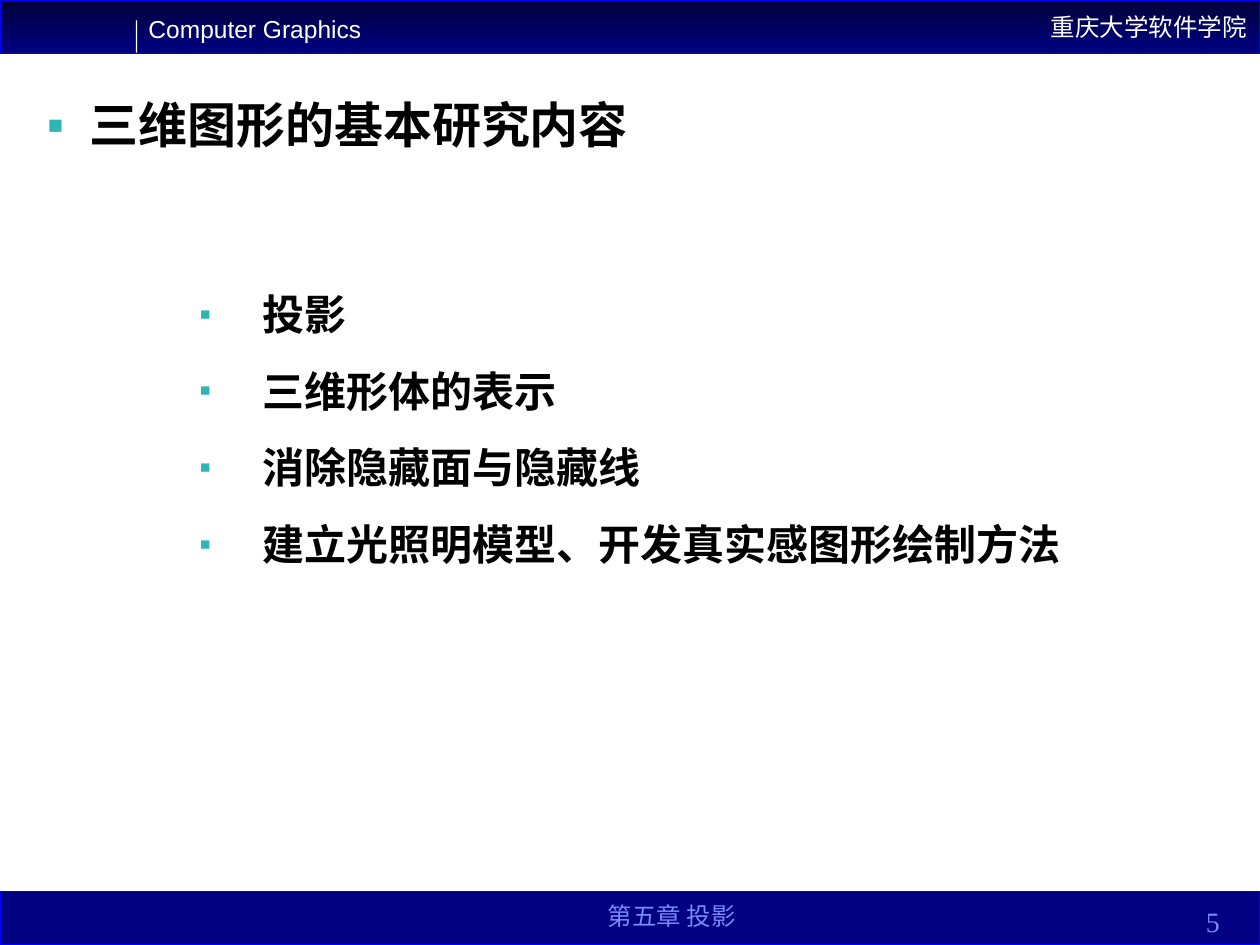
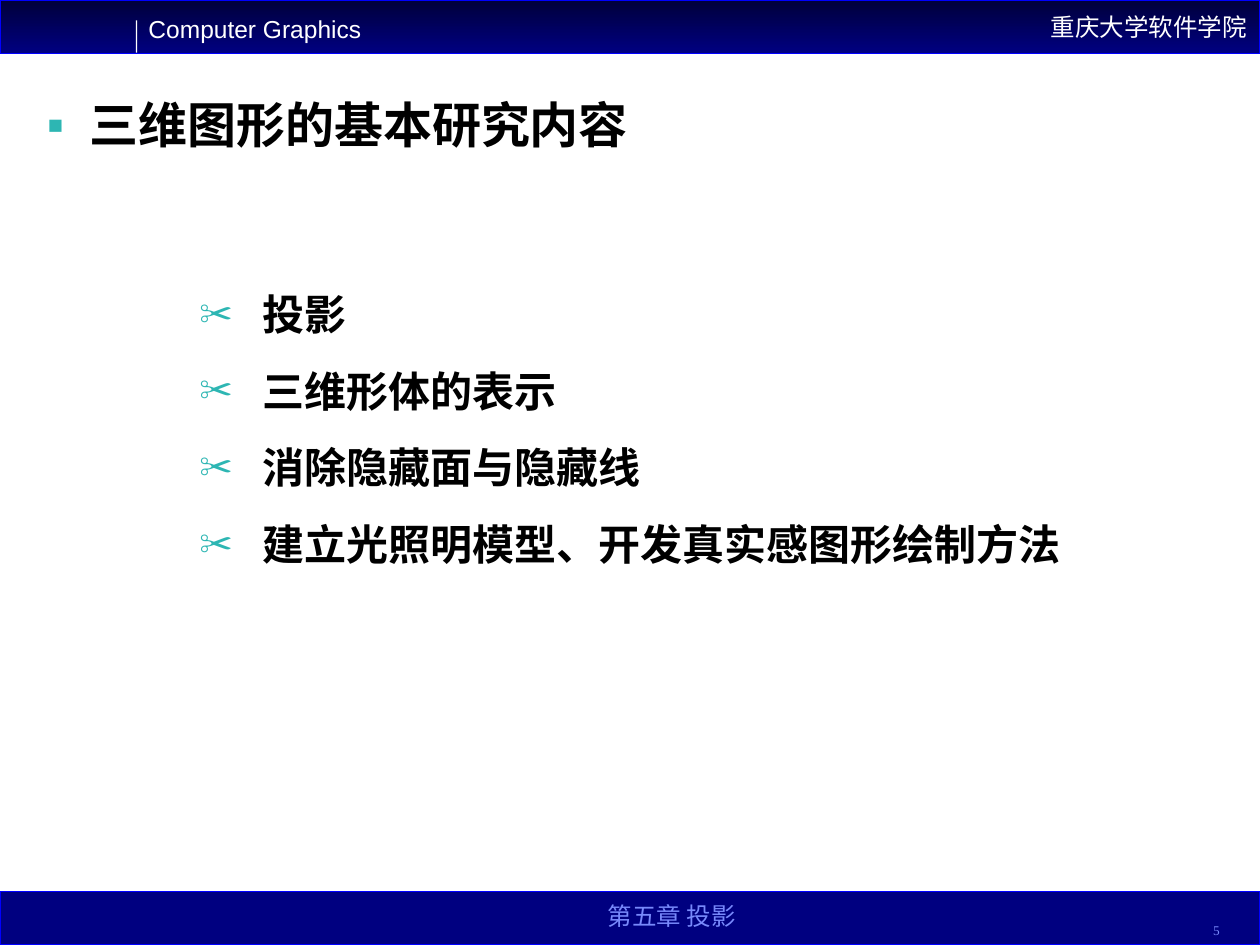
Before and after one commit to YYYYWD/Common, a slide deck: slide 5 of 大三上课件/计算机图形学/第五章.ppt. Drawn at 1260x945 pixels with LibreOffice and Linux fonts; fonts in the diff are those of the drawing. Boxes give left, top, right and bottom in pixels: in the first picture for what was removed or moved away, otherwise in the second. Text is boxed around its words. In the diff, an @@ line names an element or a change of style, - is before the commit and + after.

```diff
--- a/大三上课件/计算机图形学/第五章.ppt
+++ b/大三上课件/计算机图形学/第五章.ppt
@@ text "投影" at (262, 294, 1060, 564): bullet ▪ to ✂ @@
@@ page number at (1213, 926, 1220, 935): size 16 to 7.6 pt; line spacing 1 to 0.8 @@
```
Also in this commit, not shown: 3 other slides changed, 51 other files.
